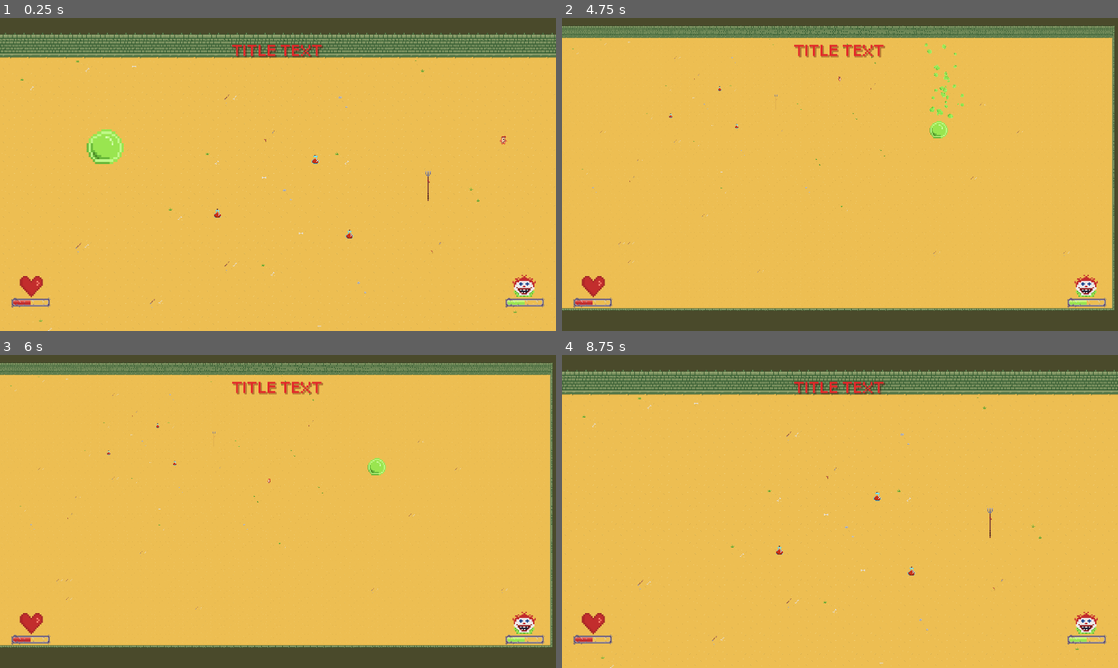
Above: before the commit, frames 1-4 (two rows, left to right).
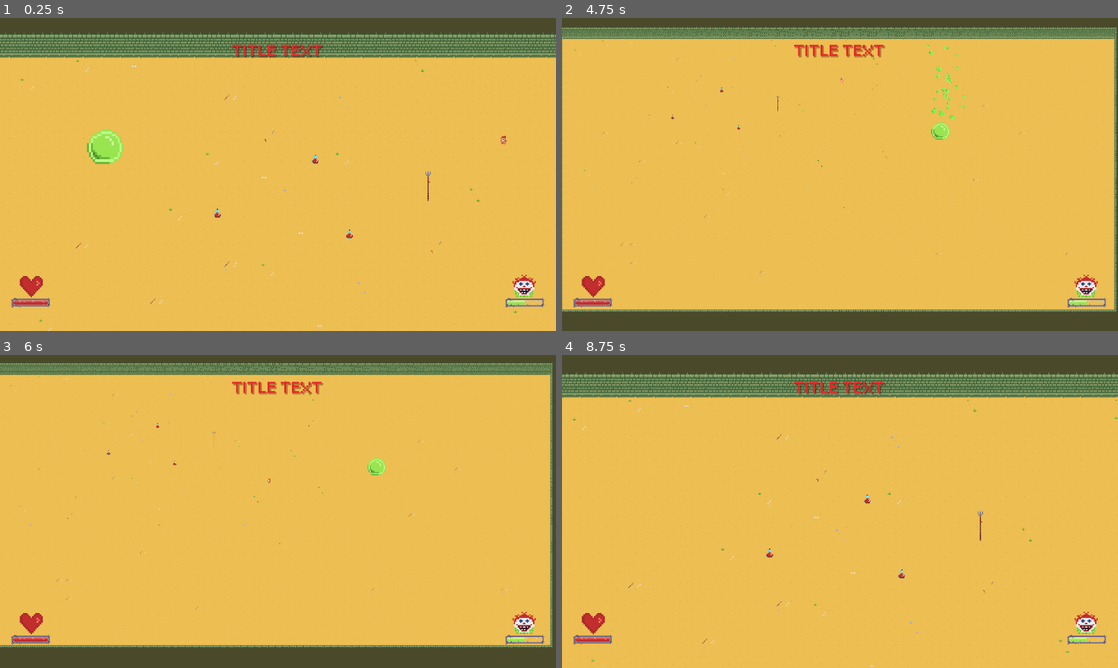
Above: after the commit, the same moments.

Repository: dev-cyprium/global-game-jam-game
Game: Godot game, scene res://world.tscn
The game is run twice, just before and just after one commit, with the same random seed, the same clock (stepped at 60 frames per second) and the same inputs.
Inputs:
- Up to frame 1 (0.25 s): no input
- Up to frame 2 (4.75 s): hold D (right) 0.53-1.28 s; tap X (spear) at 0.6, 1.35, 2.3, 2.85, 3.6, 4.55 s; tap Enter at 1.25, 3.5 s; hold S (down) 1.28-2.03 s; tap Space at 2, 4.25 s; hold D (right) 2.03-2.78 s; tap Z (zoom) at 2.1, 4.35 s; hold W (up) 2.78-3.53 s; hold A (left) from 3.53 s (still down)
- Up to frame 3 (6 s): release A (left) at 5.03 s; hold S (down) 5.03-5.78 s; tap X (spear) at 5.1, 5.85 s; tap Enter at 5.75 s; hold D (right) from 5.78 s (still down)
- Up to frame 4 (8.75 s): tap Space at 6.5 s; release D (right) at 6.53 s; hold W (up) 6.53-7.28 s; tap Z (zoom) at 6.6 s; tap X (spear) at 6.8, 7.35, 8.1 s; hold D (right) 7.28-8.03 s; hold S (down) from 8.03 s (still down)

The runs differ from the first frame. In frame 1, 0.9% of the frame differs, in the area x 0-100%, y 4-99%; in frame 2, 5.1%; in frame 3, less than 0.1%; in frame 4, 5.4%, in the area x 0-100%, y 4-100%.

Commit message:
hp hud working & added screen shake

Diff:
--- /dev/null
+++ b/GUI/ui.gd
@@ -0,0 +1,15 @@
+extends Control
+
+@export var player: CharacterBody2D
+@onready var texture_progress_bar = $"MC bot/TextureProgressBar"
+@onready var funny_bar = $"MC bot/FunnyBar"
+
+func _ready():
+	if player != null:
+		player.on_player_hp_changed.connect(on_player_hp_change)
+		texture_progress_bar.value = player.hp
+
+
+
+func on_player_hp_change(amount:float) -> void:
+	texture_progress_bar.value = amount
--- a/GUI/ui.tscn
+++ b/GUI/ui.tscn
@@ -1,5 +1,6 @@
-[gd_scene load_steps=5 format=3 uid="uid://bsbkmw42kyj6a"]
+[gd_scene load_steps=6 format=3 uid="uid://bsbkmw42kyj6a"]
 
+[ext_resource type="Script" path="res://GUI/ui.gd" id="1_kf4b6"]
 [ext_resource type="PackedScene" uid="uid://s6hcn8hlcou3" path="res://health_bar/health_bar.tscn" id="1_u57pk"]
 [ext_resource type="FontFile" uid="uid://0sqbsdys5sti" path="res://assets/fonts/Pixeled.ttf" id="3_5riek"]
 [ext_resource type="PackedScene" uid="uid://x1l5obms2ugn" path="res://health_bar/funny_bar.tscn" id="3_hfgwt"]
@@ -20,6 +21,7 @@
 grow_horizontal = 2
 grow_vertical = 2
 size_flags_vertical = 4
+script = ExtResource("1_kf4b6")
 
 [node name="MC bot" type="MarginContainer" parent="."]
 layout_mode = 1
--- /dev/null
+++ b/camera/camera_2d.gd
@@ -0,0 +1,21 @@
+extends Camera2D
+
+@export var random_stren: float = 30.0
+@export var shake_fade: float = 5.0
+var rng = RandomNumberGenerator.new()
+
+var shake_stren: float = 0.9
+
+
+func applay_shake() ->void:
+	shake_stren = random_stren
+
+func _physics_process(delta):
+
+	if shake_stren >0:
+		shake_stren = lerpf(shake_stren,0,shake_fade*delta)
+
+	offset = random_offset()
+
+func random_offset() -> Vector2:
+	return Vector2(rng.randf_range(-shake_stren,shake_stren),rng.randf_range(-shake_stren,shake_stren))
--- /dev/null
+++ b/camera/camera_2d.tscn
@@ -0,0 +1,7 @@
+[gd_scene load_steps=2 format=3 uid="uid://bbq5d4f6nrj8n"]
+
+[ext_resource type="Script" path="res://camera/camera_2d.gd" id="1_ts3o4"]
+
+[node name="Camera2D" type="Camera2D" groups=["main_camera"]]
+anchor_mode = 0
+script = ExtResource("1_ts3o4")
--- a/character_body_2d.gd
+++ b/character_body_2d.gd
@@ -1,4 +1,7 @@
 extends CharacterBody2D
+
+signal on_player_hp_changed(amount:float)
+signal on_player_death()
 
 const SPEED = 300.0
 var time_passed = 0
@@ -13,7 +16,6 @@
 @onready var weapon_addon = $weapon_addon
 @onready var weapons_holder = $Weapons_holder
 @onready var animation_player = $AnimationPlayer
-@onready var timer = $Timer
 @onready var animation_player_2 = $AnimationPlayer2
 
 var cam :Camera2D
@@ -24,14 +26,15 @@
 func _ready():
 	cam = get_tree().get_nodes_in_group("main_camera")[0]
 	hp = max_hp
+	on_player_hp_changed.emit(hp)
 
 
 func _physics_process(delta):
 
 
 	if is_blinking:
-		print("blinking")
-		#play animation of blinking
+		animation_player_2.play("dmg")
+		is_blinking = false
 
 	time_passed += delta
 
@@ -85,31 +88,27 @@
 
 	move_and_slide()
 
-func attack():
+func attack() ->void:
 	weapon_manager.fire_weapon()
 
 
-func death():
+func death() -> void:
 	animation_player.play("death")
 	weapon_addon.visible = false
 	set_physics_process(false)
 	print("dead")
 
-func take_dmg(dmg):
+func take_dmg(dmg: float) -> void:
 	hp -= dmg
 	is_blinking = true
-	timer.start()
+	on_player_hp_changed.emit(hp)
+	print("Current hp: ", hp)
 
-func heal(amount):
+func heal(amount: float) ->void:
 	hp += amount
 	hp = clamp(hp,0,max_hp)
+	on_player_hp_changed.emit(hp)
 	print("Current hp: ",hp)
-
-
-func _on_animation_player_animation_finished(anim_name):
-	pass
-		#call change scene
-
 
 
 func _on_area_2d_area_entered(area):
@@ -117,10 +116,3 @@
 		heal(10)
 		print(area.name)
 		area.queue_free()
-
-
-
-func _on_timer_timeout():
-	print("timer running")
-	is_blinking = false
-	animation_player.stop()
--- a/character_body_2d.tscn
+++ b/character_body_2d.tscn
@@ -133,6 +133,7 @@
 
 [sub_resource type="Animation" id="Animation_bkgmx"]
 resource_name = "dmg"
+length = 1.2
 tracks/0/type = "value"
 tracks/0/imported = false
 tracks/0/enabled = true
@@ -140,10 +141,22 @@
 tracks/0/interp = 1
 tracks/0/loop_wrap = true
 tracks/0/keys = {
-"times": PackedFloat32Array(0, 0.2, 0.4, 0.8, 1),
-"transitions": PackedFloat32Array(1, 1, 1, 1, 1),
-"update": 0,
-"values": [Color(1, 1, 1, 0), Color(1, 1, 1, 0.841044), Color(1, 1, 1, 0), Color(1, 1, 1, 0.841044), Color(1, 1, 1, 0)]
+"times": PackedFloat32Array(0, 0.2, 0.4, 0.7, 0.9, 1.2),
+"transitions": PackedFloat32Array(1, 1, 1, 1, 1, 1),
+"update": 0,
+"values": [Color(1, 1, 1, 0), Color(1, 1, 1, 0.841044), Color(1, 1, 1, 0), Color(1, 1, 1, 0.841044), Color(1, 1, 1, 0), Color(1, 1, 1, 1)]
+}
+tracks/1/type = "value"
+tracks/1/imported = false
+tracks/1/enabled = true
+tracks/1/path = NodePath(".:modulate")
+tracks/1/interp = 1
+tracks/1/loop_wrap = true
+tracks/1/keys = {
+"times": PackedFloat32Array(0, 0.2, 0.4, 0.7, 0.9, 1.2),
+"transitions": PackedFloat32Array(1, 1, 1, 1, 1, 1),
+"update": 0,
+"values": [Color(1, 1, 1, 0), Color(1, 1, 1, 1), Color(1, 1, 1, 0), Color(1, 1, 1, 1), Color(1, 1, 1, 0), Color(1, 1, 1, 1)]
 }
 
 [sub_resource type="AnimationLibrary" id="AnimationLibrary_i03lj"]
@@ -152,7 +165,6 @@
 }
 
 [node name="Player" type="CharacterBody2D" groups=["player"]]
-self_modulate = Color(1, 1, 1, 0.841044)
 script = ExtResource("1_7uwtw")
 
 [node name="Weapons_holder" type="Node2D" parent="."]
@@ -187,14 +199,9 @@
 [node name="CollisionShape2D" type="CollisionShape2D" parent="Area2D"]
 shape = SubResource("CircleShape2D_mimkk")
 
-[node name="Timer" type="Timer" parent="."]
-one_shot = true
-
 [node name="AnimationPlayer2" type="AnimationPlayer" parent="."]
 libraries = {
 "": SubResource("AnimationLibrary_i03lj")
 }
 
-[connection signal="animation_finished" from="AnimationPlayer" to="." method="_on_animation_player_animation_finished"]
 [connection signal="area_entered" from="Area2D" to="." method="_on_area_2d_area_entered"]
-[connection signal="timeout" from="Timer" to="." method="_on_timer_timeout"]
--- a/enemy.gd
+++ b/enemy.gd
@@ -59,6 +59,7 @@
 				attack.start()
 				state = State.IDLE
 				$Particles.emitting = false
+				camera.applay_shake()
 
 			move_and_slide()
 
@@ -96,10 +97,10 @@
 	state = State.IDLE
 
 
-func death():
+func death() -> void:
 	pass
 
-func take_dmg(dmg):
+func take_dmg(dmg: float) -> void:
 	hp -= dmg
 	print("Current hp: ", hp)
 
--- a/health_bar/health_bar.tscn
+++ b/health_bar/health_bar.tscn
@@ -7,7 +7,6 @@
 [node name="TextureProgressBar" type="TextureProgressBar"]
 offset_right = 40.0
 offset_bottom = 40.0
-value = 50.0
 texture_over = ExtResource("1_k667s")
 texture_progress = ExtResource("2_6ra8q")
 texture_progress_offset = Vector2(3, 4)
--- a/project.godot
+++ b/project.godot
@@ -14,6 +14,10 @@
 run/main_scene="res://world.tscn"
 config/features=PackedStringArray("4.2", "Forward Plus")
 config/icon="res://icon.svg"
+
+[autoload]
+
+GameManager="*res://singletons/game_manager.gd"
 
 [display]
 
--- /dev/null
+++ b/singletons/game_manager.gd
@@ -0,0 +1 @@
+extends Node
--- a/world.tscn
+++ b/world.tscn
@@ -1,10 +1,11 @@
-[gd_scene load_steps=9 format=3 uid="uid://2x1k7uk3cquv"]
+[gd_scene load_steps=10 format=3 uid="uid://2x1k7uk3cquv"]
 
 [ext_resource type="PackedScene" uid="uid://dgi474equ6qkj" path="res://walls_tilemap.tscn" id="1_k0r6u"]
 [ext_resource type="TileSet" uid="uid://ceg0fywk1m75t" path="res://tile_map.tres" id="1_ositu"]
 [ext_resource type="PackedScene" uid="uid://okvv7du47agf" path="res://enemy.tscn" id="1_yvh77"]
 [ext_resource type="PackedScene" uid="uid://cv2d1i0dghvxu" path="res://character_body_2d.tscn" id="2_mqyrb"]
 [ext_resource type="PackedScene" uid="uid://dhiu4k1kkt0jj" path="res://spear.tscn" id="3_tmtge"]
+[ext_resource type="PackedScene" uid="uid://bbq5d4f6nrj8n" path="res://camera/camera_2d.tscn" id="3_wcibk"]
 [ext_resource type="PackedScene" uid="uid://bsbkmw42kyj6a" path="res://GUI/ui.tscn" id="5_xv0e7"]
 [ext_resource type="PackedScene" uid="uid://bqnxg33ac6xet" path="res://GUI/game_over.tscn" id="6_38ah0"]
 [ext_resource type="PackedScene" uid="uid://c2gbxipxk7hcs" path="res://potion.tscn" id="8_k68a4"]
@@ -19,8 +20,7 @@
 [node name="Walls" parent="." instance=ExtResource("1_k0r6u")]
 layer_0/tile_data = PackedInt32Array(14, 65536, 0, 15, 65536, 0, 16, 65536, 0, 17, 65536, 0, 18, 65536, 0, 19, 65536, 0 …(3948 unchanged characters)…
 
-[node name="Camera2D" type="Camera2D" parent="." groups=["main_camera"]]
-anchor_mode = 0
+[node name="Camera2D" parent="." instance=ExtResource("3_wcibk")]
 
 [node name="Enemy" parent="." instance=ExtResource("1_yvh77")]
 position = Vector2(180, 224)
@@ -35,7 +35,8 @@
 
 [node name="CanvasLayer" type="CanvasLayer" parent="."]
 
-[node name="HUD" parent="CanvasLayer" instance=ExtResource("5_xv0e7")]
+[node name="HUD" parent="CanvasLayer" node_paths=PackedStringArray("player") instance=ExtResource("5_xv0e7")]
+player = NodePath("../../Player")
 
 [node name="GameOver" parent="CanvasLayer" instance=ExtResource("6_38ah0")]
 visible = false
